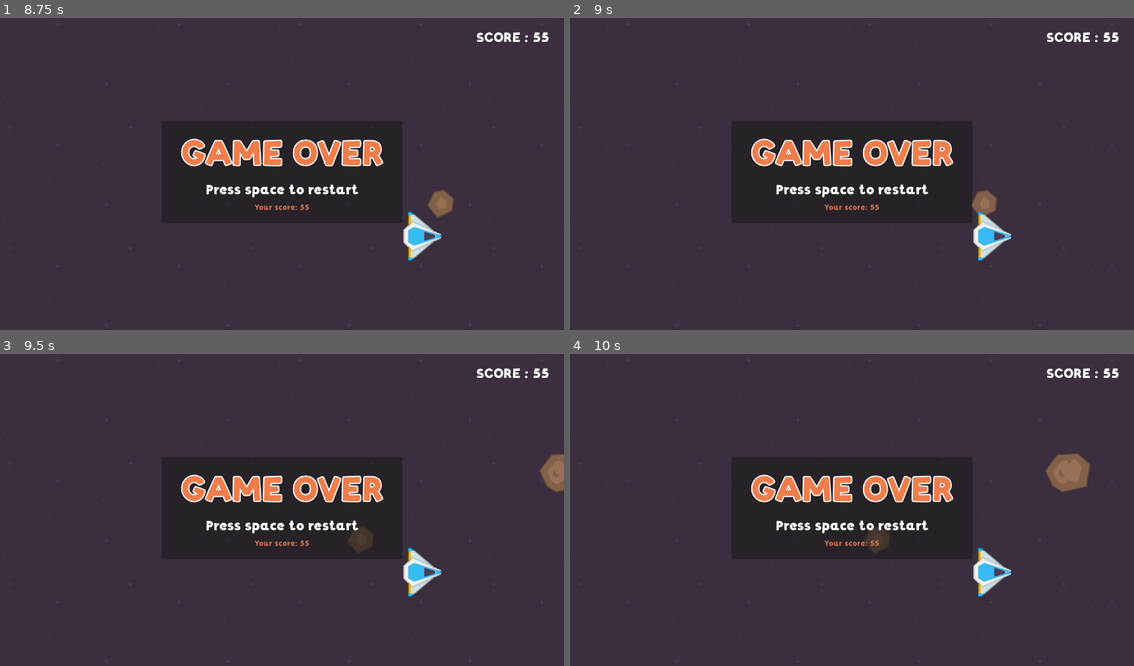
Above: before the commit, frames 1-4 (two rows, left to right).
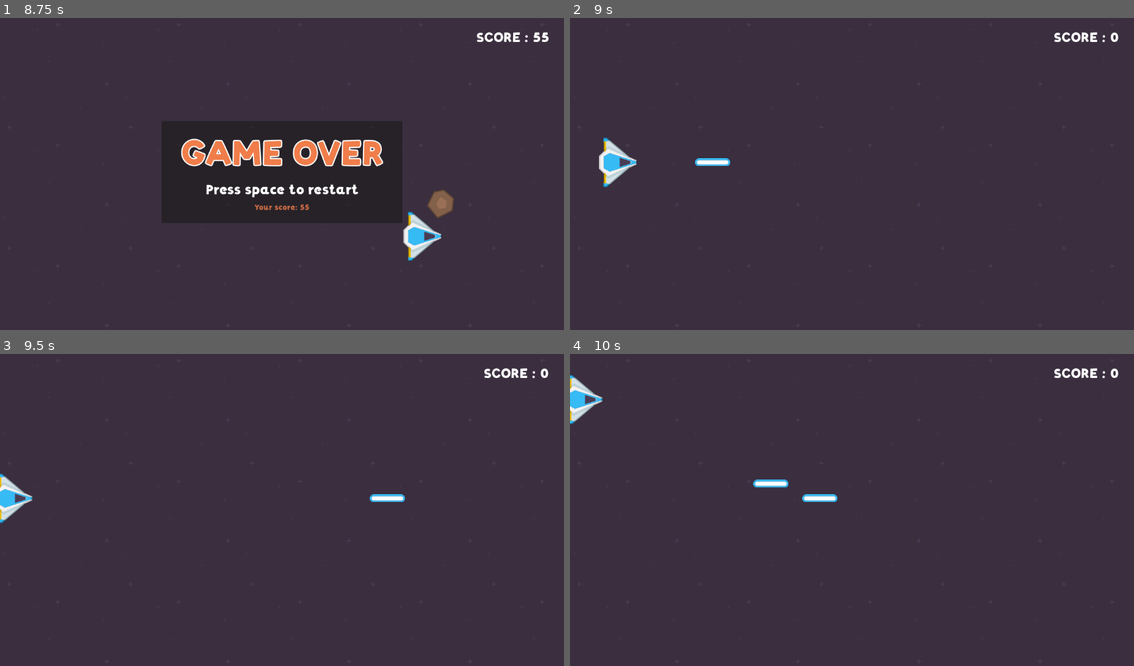
Above: after the commit, the same moments.

Repository: WMinerva/asteroid-shooter
Game: Godot game, scene res://scenes/main/main.tscn
Two runs of this game, one before a commit and one after it. Both use one fixed random seed, a clock stepped at 60 frames per second and the inputs below.
Inputs:
- Up to frame 1 (8.75 s): tap Enter at 0.5 s; hold Right (right) 0.53-1.28 s; tap Space (shoot) every 0.75 s from 0.6 to 8.1 s; hold Down (down) 1.28-2.03 s; hold Right (right) 2.03-2.78 s; hold Up (up) 2.78-3.53 s; hold Left (left) 3.53-5.03 s; hold Down (down) 5.03-5.78 s; hold Right (right) 5.78-6.53 s; hold Up (up) 6.53-7.28 s; hold Right (right) 7.28-8.03 s; hold Down (down) from 8.03 s (still down)
- Up to frame 2 (9 s): tap Space (shoot) at 8.75, 8.85 s; release Down (down) at 8.78 s; hold Left (left) from 8.78 s (still down)
- Up to frame 3 (9.5 s): keep holding Left (left)
- Up to frame 4 (10 s): tap Space (shoot) at 9.5, 9.6 s; release Left (left) at 9.53 s; hold Up (up) from 9.53 s (still down)

Frame 1 is identical in both runs. In frame 2, 4.6% of the frame differs, in the area x 5-98%, y 4-78%; in frame 3, 4.7%; in frame 4, 5.0%, in the area x 0-98%, y 4-78%.

Commit message:
spawner instances adds

Diff:
--- a/autoloads/game_manager.gd
+++ b/autoloads/game_manager.gd
@@ -3,15 +3,21 @@
 var score = 0
 var is_game_over = false
 
-
 # Called when the node enters the scene tree for the first time.
-func _ready() -> void:
-	pass  # Replace with function body.
+# func _ready() -> void:
+# 	pass  # Replace with function body.
 
 
 # Called every frame. 'delta' is the elapsed time since the previous frame.
-# func _process(delta: float) -> void:
-# 	pass
+func _process(delta: float) -> void:
+	if is_game_over and Input.is_action_just_pressed("shoot"):
+		restart_game()
+
+
+func restart_game():
+	get_tree().reload_current_scene()
+	score = 0
+	is_game_over = false
 
 
 func add_score(points):
--- a/scenes/main/main.tscn
+++ b/scenes/main/main.tscn
@@ -1,12 +1,9 @@
-[gd_scene load_steps=10 format=3 uid="uid://cuprbq600w8r8"]
+[gd_scene load_steps=7 format=3 uid="uid://cuprbq600w8r8"]
 
 [ext_resource type="Texture2D" uid="uid://cymnql4of0twx" path="res://assets/sprites/background.png" id="1_hyk8p"]
-[ext_resource type="PackedScene" uid="uid://k8nps0u4byf0" path="res://scenes/asteroid/big_asteroid.tscn" id="2_iuonh"]
-[ext_resource type="Script" uid="uid://ou6r4eam6pyj" path="res://scenes/main/asteroid_spawner.gd" id="4_l3cfh"]
+[ext_resource type="PackedScene" uid="uid://bcvtlbaxm1gjp" path="res://scenes/spawners/asteroid_spawner.tscn" id="4_ow5a4"]
 [ext_resource type="PackedScene" uid="uid://u57j8cw0hyvx" path="res://scenes/player/player.tscn" id="5_6q06x"]
-[ext_resource type="PackedScene" uid="uid://ch40cw3lxntsm" path="res://scenes/asteroid/medium_asteroid.tscn" id="6_hujxm"]
 [ext_resource type="PackedScene" uid="uid://cmo4w01gpkv17" path="res://scenes/walls/walls.tscn" id="6_ow5a4"]
-[ext_resource type="PackedScene" uid="uid://dshq485hc6dwb" path="res://scenes/asteroid/small_asteroid.tscn" id="7_yyfjg"]
 [ext_resource type="PackedScene" uid="uid://bepttmp7eelca" path="res://scenes/ui/hud/hud.tscn" id="8_yyfjg"]
 [ext_resource type="PackedScene" uid="uid://bfyi51n01aso3" path="res://scenes/ui/game_over/game_over_ui.tscn" id="9_b1x3f"]
 
@@ -21,15 +18,8 @@
 
 [node name="Walls" parent="." instance=ExtResource("6_ow5a4")]
 
-[node name="AsteroidSpawner" type="Marker2D" parent="."]
+[node name="AsteroidSpawner" parent="." instance=ExtResource("4_ow5a4")]
 position = Vector2(1282, 328)
-script = ExtResource("4_l3cfh")
-asteroids = Array[PackedScene]([ExtResource("2_iuonh"), ExtResource("6_hujxm"), ExtResource("7_yyfjg")])
-min_y = 70
-max_y = 585
-
-[node name="Timer" type="Timer" parent="AsteroidSpawner"]
-autostart = true
 
 [node name="UiLayer" type="CanvasLayer" parent="."]
 
@@ -37,5 +27,3 @@
 metadata/_edit_lock_ = true
 
 [node name="GameOverUI" parent="UiLayer" instance=ExtResource("9_b1x3f")]
-
-[connection signal="timeout" from="AsteroidSpawner/Timer" to="AsteroidSpawner" method="_on_timer_timeout"]
--- a/scenes/main/asteroid_spawner.gd
+++ b/scenes/spawners/asteroid_spawner.gd
@@ -21,4 +21,7 @@
 
 
 func _on_timer_timeout() -> void:
+	# create_asteroid()
+	# create_asteroid()
+	# o usar un for
 	create_asteroid()
--- /dev/null
+++ b/scenes/spawners/asteroid_spawner.tscn
@@ -0,0 +1,17 @@
+[gd_scene load_steps=5 format=3 uid="uid://bcvtlbaxm1gjp"]
+
+[ext_resource type="Script" uid="uid://ou6r4eam6pyj" path="res://scenes/spawners/asteroid_spawner.gd" id="1_hc4iq"]
+[ext_resource type="PackedScene" uid="uid://k8nps0u4byf0" path="res://scenes/asteroid/big_asteroid.tscn" id="2_5iila"]
+[ext_resource type="PackedScene" uid="uid://ch40cw3lxntsm" path="res://scenes/asteroid/medium_asteroid.tscn" id="3_cecnu"]
+[ext_resource type="PackedScene" uid="uid://dshq485hc6dwb" path="res://scenes/asteroid/small_asteroid.tscn" id="4_6b3kp"]
+
+[node name="AsteroidSpawner" type="Marker2D"]
+script = ExtResource("1_hc4iq")
+asteroids = Array[PackedScene]([ExtResource("2_5iila"), ExtResource("3_cecnu"), ExtResource("4_6b3kp")])
+min_y = 70
+max_y = 585
+
+[node name="Timer" type="Timer" parent="."]
+autostart = true
+
+[connection signal="timeout" from="Timer" to="." method="_on_timer_timeout"]
Renamed: scenes/main/asteroid_spawner.gd.uid -> scenes/spawners/asteroid_spawner.gd.uid
